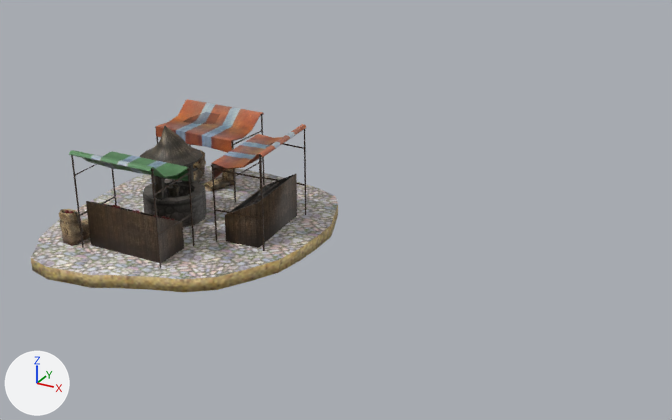
The FBX model src/Content/Models/market.fbx as it was, and as the next commit left it.
Both versions are drawn from a 50 mm camera at (9.29, -13.02, 4.05) aimed at (5.4, -5.96, 0.51). Arrows for +X, +Y and +Z are at lower left; the lights stay in place. Where no turn or scale is listed for an object, it has been applied to the vertices.

In view in the first picture: 'Circle', 'Studna', 'stanek1', 'stanek2', 'stanek3'.
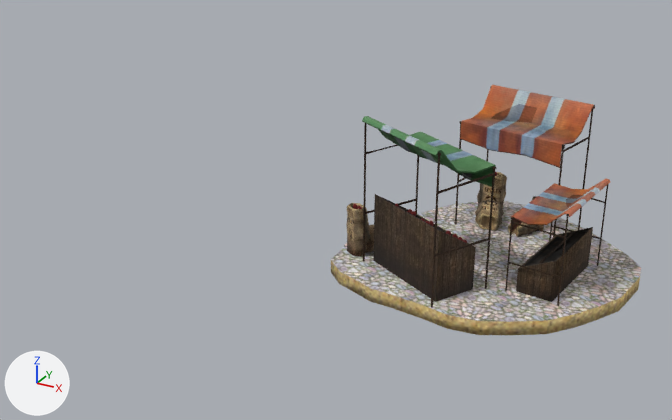
ob_blend_root is not drawn itself; it is the parent of ob_circle, ob_stanek2, ob_stanek3, ob_stanek1.

The change, as a diff of the scene's bpy script:
```diff
--- a/src/Content/Models/market.fbx.py
+++ b/src/Content/Models/market.fbx.py
@@ ob_studna @@
-ob_studna = bpy.data.objects.new('Studna', me_studna)
-ob_studna.location = (3.619, -6.132, 0.115)
@@ ob_circle @@
 ob_circle.parent = ob_blend_root
-ob_circle.location = (3.79, 0.138, 6.084)
-ob_circle.rotation_euler = (-1.571, 0.0, 0.0)  # degrees (-90, 0, 0)
-ob_circle.scale = (2.18, 2.18, 2.18)
+ob_circle.location = (6.086, 0.138, 6.866)
+ob_circle.rotation_euler = (-1.571, -0.516, 0.0)  # degrees (-90, -30, 0)
+ob_circle.scale = (2.0, 1.9, 2.18)
@@ ob_stanek2 @@
 ob_stanek2.parent = ob_blend_root
-ob_stanek2.location = (4.547, -0.695, 5.94)
-ob_stanek2.rotation_euler = (-1.571, -1.485, 0.0)  # degrees (-90, -85, 0)
-ob_stanek2.scale = (0.00271, 0.0041, 0.0041)
+ob_stanek2.location = (6.752, -0.643, 6.986)
+ob_stanek2.rotation_euler = (-1.571, -1.68, 0.0)  # degrees (-90, -96, 0)
+ob_stanek2.scale = (0.00271, 0.0038, 0.0037)
@@ ob_blend_root @@
 ob_blend_root = bpy.data.objects.new('blend_root', None)
-ob_blend_root.location = (0.0, 0.0, 0.0)
+ob_blend_root.location = (0.658, 1.402, 0.0)
 ob_blend_root.rotation_euler = (1.571, 0.0, 0.0)  # degrees (90, 0, 0)
@@ ob_stanek3 @@
 ob_stanek3.parent = ob_blend_root
-ob_stanek3.location = (3.46, -0.557, 5.28)
-ob_stanek3.rotation_euler = (-1.571, 0.0, 0.0)  # degrees (-90, 0, 0)
-ob_stanek3.scale = (0.00293, 0.00443, 0.00348)
+ob_stanek3.location = (6.132, -0.959, 6.168)
+ob_stanek3.rotation_euler = (-1.571, -0.172, 0.0)  # degrees (-90, -10, 0)
+ob_stanek3.scale = (0.00313, 0.00443, 0.00548)
@@ ob_stanek1 @@
 ob_stanek1.parent = ob_blend_root
-ob_stanek1.location = (3.757, -0.695, 6.87)
-ob_stanek1.rotation_euler = (-1.571, -3.123, 0.0)  # degrees (-90, -179, 0)
-ob_stanek1.scale = (0.00271, 0.0041, 0.0041)
+ob_stanek1.location = (5.728, -1.024, 7.496)
+ob_stanek1.rotation_euler = (-1.571, 2.644, 0.0)  # degrees (-90, 151, 0)
+ob_stanek1.scale = (0.003, 0.0047, 0.0058)
```

Where the change shows, as pixel boxes [x1, y1, x2, y2] in the pictures (672 x 420 px):
'Circle', moved, turned, rescaled: before [31, 165, 338, 292]; after [331, 201, 641, 335]
'stanek1', moved, turned, rescaled: before [59, 150, 195, 268]; after [346, 116, 496, 308]
'stanek3', moved, turned, rescaled: before [155, 99, 265, 203]; after [455, 85, 595, 237]
'stanek2', moved, turned, rescaled: before [211, 124, 306, 251]; after [505, 179, 610, 306]
'Studna', deleted (black): before [139, 125, 207, 228]
